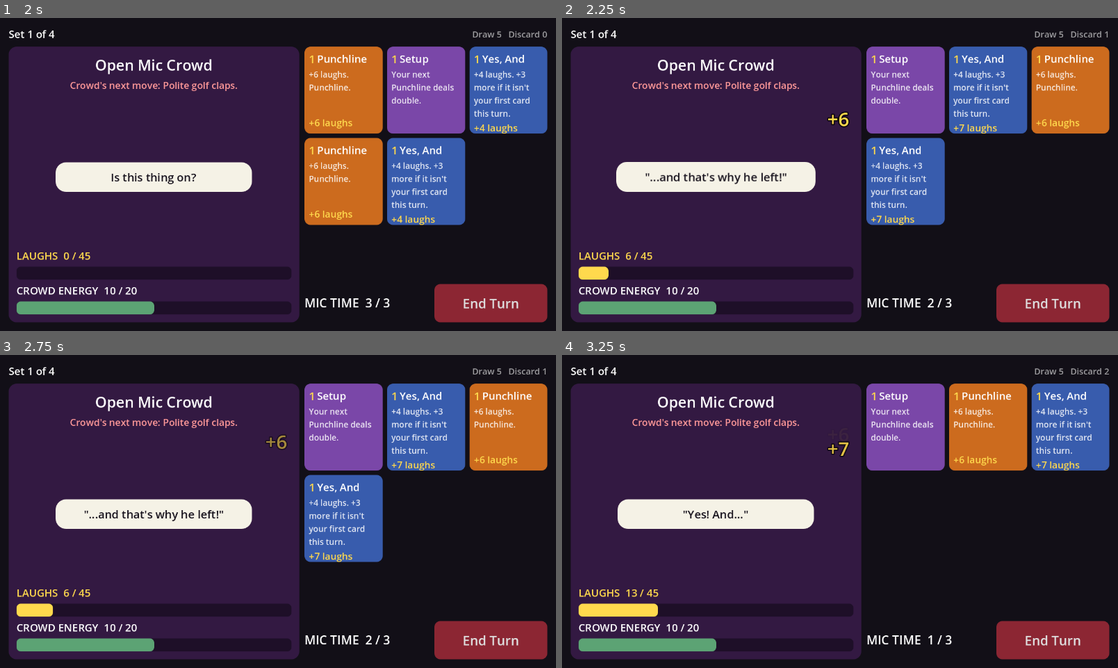
Above: before the commit, frames 1-4 (two rows, left to right).
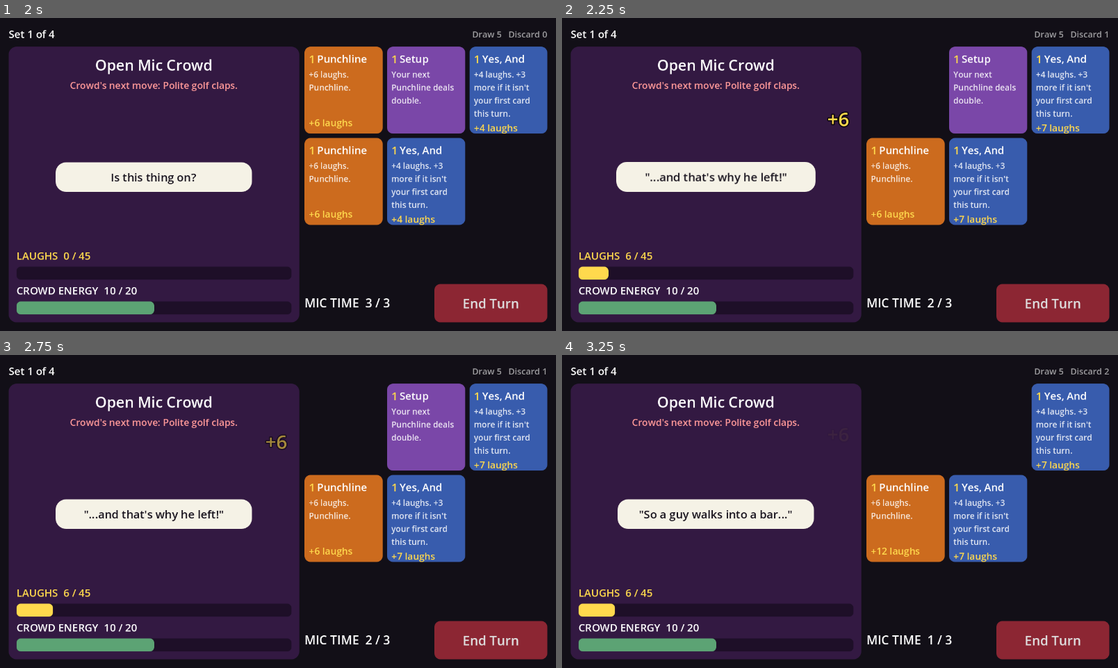
Above: after the commit, the same moments.

Repository: humble-house-studios/killin-in-comedy
Game: Godot game, scene res://scenes/main.tscn
The game is run twice, just before and just after one commit, with the same random seed, the same clock (stepped at 60 frames per second) and the same inputs.
Inputs (mouse positions are in pixels of both pictures, inside the frame that each line leads up to):
- Up to frame 1 (2 s): click "End Turn" at 0.5 s; click "Start your set" at 1.25 s
- Up to frame 2 (2.25 s): click (906, 89) at 2.02 s
- Up to frame 3 (2.75 s): no input
- Up to frame 4 (3.25 s): click (990, 426) at 2.77 s

Frame 1 is identical in both runs. In frame 2, 19% of the frame differs, in the area x 54-99%, y 9-67%; in frame 3, 19%; in frame 4, 17%.

Commit message:
Playtest fixes: cards stay put, explain energy drift, tidy boss name
- Played cards leave a gap until end of turn so the rest of the hand
  doesn't slide under the player's finger.
- End-of-turn bubble now says the crowd cools off (-1 Crowd Energy).
- Boss title is just 'The Critic'; the headline screen already says so.

Co-Authored-By: Claude Opus 5.5 <noreply@anthropic.com>
Claude-Session: https://claude.ai/code/session_01H22Nct3UunEBMaZrayW5Lb

Diff:
--- a/data/audiences/the_critic.tres
+++ b/data/audiences/the_critic.tres
@@ -30,7 +30,7 @@
 [resource]
 script = ExtResource("2_e750h")
 id = "the_critic"
-title = "The Critic (Headline Show)"
+title = "The Critic"
 laughs_needed = 100
 is_boss = true
 intents = Array[ExtResource("1_ll3vc")]([SubResource("Resource_0v0pr"), SubResource("Resource_lxv8d"), SubResource("Resource_7v5j2"), SubResource("Resource_p2h17")])
--- a/engine/battle.gd
+++ b/engine/battle.gd
@@ -110,6 +110,7 @@
 		_change_energy(-Balance.BOMB_PENALTY)
 		history.append("You bombed. (-%d Crowd Energy)" % Balance.BOMB_PENALTY)
 	_change_energy(-Balance.ENERGY_DRIFT)
+	history.append("The crowd cools off. (-%d Crowd Energy)" % Balance.ENERGY_DRIFT)
 	_apply_intent(current_intent())
 	_check_end()
 	if result != Result.ONGOING:
--- a/scenes/main.gd
+++ b/scenes/main.gd
@@ -35,6 +35,10 @@
 var _energy_label: Label
 var _energy_bar: ProgressBar
 var _hand_grid: GridContainer
+## Cards on screen this turn, by position; null where a card was played, so
+## the rest of the hand stays put and taps don't land on the wrong card.
+var _slots: Array = []
+var _slots_turn := -1
 var _mic_label: Label
 var _end_turn_button: Button
 var _overlay: Control
@@ -236,14 +240,17 @@
 func _start_set() -> void:
 	_close_overlay()
 	_battle = _run.start_set()
+	_slots_turn = -1
 	_say("Is this thing on?", Color(0.96, 0.95, 0.9))
 	_laugh_bar.value = 0
 	_refresh()
 
 
-func _on_card_pressed(index: int) -> void:
+func _on_card_pressed(slot: int) -> void:
+	var index := _hand_index(slot)
 	if not _battle.can_play(index):
 		return
+	_slots[slot] = null
 	var card := _battle.hand[index]
 	var before_laughs := _battle.laughs
 	var before_energy := _battle.crowd_energy
@@ -377,13 +384,32 @@
 	_mic_label.text = "MIC TIME  %d / %d" % [b.mic, Balance.MIC_PER_TURN]
 	_end_turn_button.disabled = b.result != Battle.Result.ONGOING
 
+	if _slots_turn != b.turn:
+		_slots_turn = b.turn
+		_slots.assign(b.hand)
+	# Cards drawn mid-turn join at the end, keeping slot order == hand order.
+	var shown := _slots.size() - _slots.count(null)
+	for i in range(shown, b.hand.size()):
+		_slots.append(b.hand[i])
+
 	for child in _hand_grid.get_children():
 		child.queue_free()
-	for i in b.hand.size():
+	for slot in _slots.size():
+		if _slots[slot] == null:
+			var gap := Control.new()
+			gap.custom_minimum_size = Vector2(0, CARD_HEIGHT)
+			gap.size_flags_horizontal = Control.SIZE_EXPAND_FILL
+			_hand_grid.add_child(gap)
+			continue
+		var i := _hand_index(slot)
 		var card := b.hand[i]
 		var widget := _card_widget(card, b.laughs_for(card), b.can_play(i))
-		widget.pressed.connect(_on_card_pressed.bind(i))
+		widget.pressed.connect(_on_card_pressed.bind(slot))
 		_hand_grid.add_child(widget)
+
+
+func _hand_index(slot: int) -> int:
+	return slot - _slots.slice(0, slot).count(null)
 
 
 func _card_widget(card: CardData, preview: int, playable: bool) -> Button:
